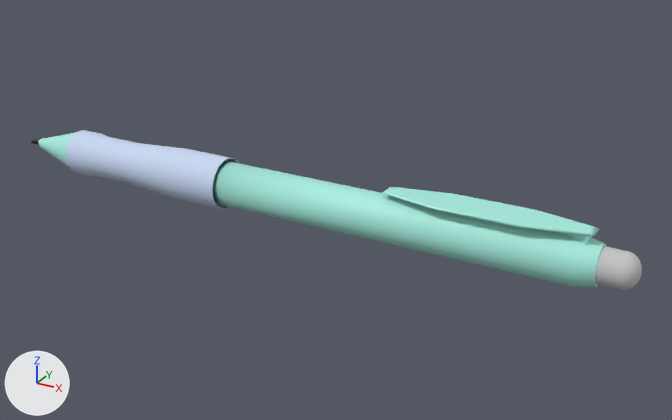
The FBX model GetLost/Assets/model/pen_one.FBX as it was, and as the next commit left it.
One viewpoint serves both versions: a 50 mm lens placed at (2.06, -4.89, 1.8), pointed at (0.01, -1.16, -0.06). Lighting does not change. The marker at lower left points along +X, +Y and +Z. Where no turn or scale is listed for an object, it has been applied to the vertices.

Objects in the first picture: 'Capsule002', 'Cone001', 'Tube002'.
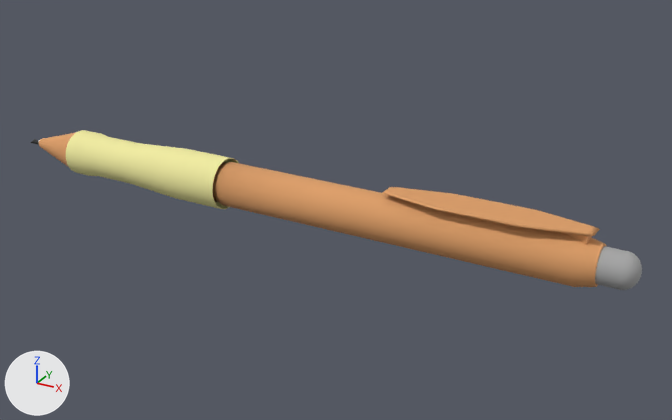
The newer file is also turned or shifted as a whole; pictures and numbers use the older file's frame.

Edits to the scene script, one JSON object a line:
```json
{"op": "add", "block": "mat_pen_1_hold", "code": ["mat_pen_1_hold = principled_material('pen_1_hold')", "mat_pen_1_hold.base_color = (0.886, 0.843, 0.357)  # beige #f2eda1", "mat_pen_1_hold.roughness = 0.859"]}
{"op": "add", "block": "mat_pen_1_body", "code": ["mat_pen_1_body = principled_material('pen_1_body')", "mat_pen_1_body.base_color = (0.725, 0.341, 0.133)  # orange #dd9e66", "mat_pen_1_body.roughness = 0.859"]}
{"block": "me_mesh", "where": "me_mesh.from_pydata(...)  # 672 vertices, 1227 faces; spans x -0.29..2.92, y -0.11..0.11, z -0.11..0.16"}
{"op": "remove", "block": "me_mesh", "code": "me_mesh.materials.append(mat_01___default)  # cyan #a8eee0"}
{"op": "add", "block": "me_mesh", "code": "me_mesh.materials.append(mat_pen_1_body)  # orange #dd9e66"}
{"block": "me_mesh_004", "where": "me_mesh_004.from_pydata(...)  # 486 vertices, 972 faces; spans x -0.996..0.0, y -0.134..0.134, z -0.133..0.133"}
{"op": "remove", "block": "me_mesh_004", "code": "me_mesh_004.materials.append(mat_02___default)  # blue #cad8f3"}
{"op": "add", "block": "me_mesh_004", "code": "me_mesh_004.materials.append(mat_pen_1_hold)  # beige #f2eda1"}
```

Changed parts and their boxes (x1, y1, x2, y2) in the pictures (672 x 420 px):
```json
{"object": "Cone001", "change": "recoloured", "before": [39, 132, 606, 287], "after": [39, 132, 606, 287], "on screen": "cyan to orange"}
{"object": "Tube002", "change": "recoloured", "before": [66, 130, 238, 209], "after": [66, 130, 238, 209], "on screen": "blue to beige"}
```
